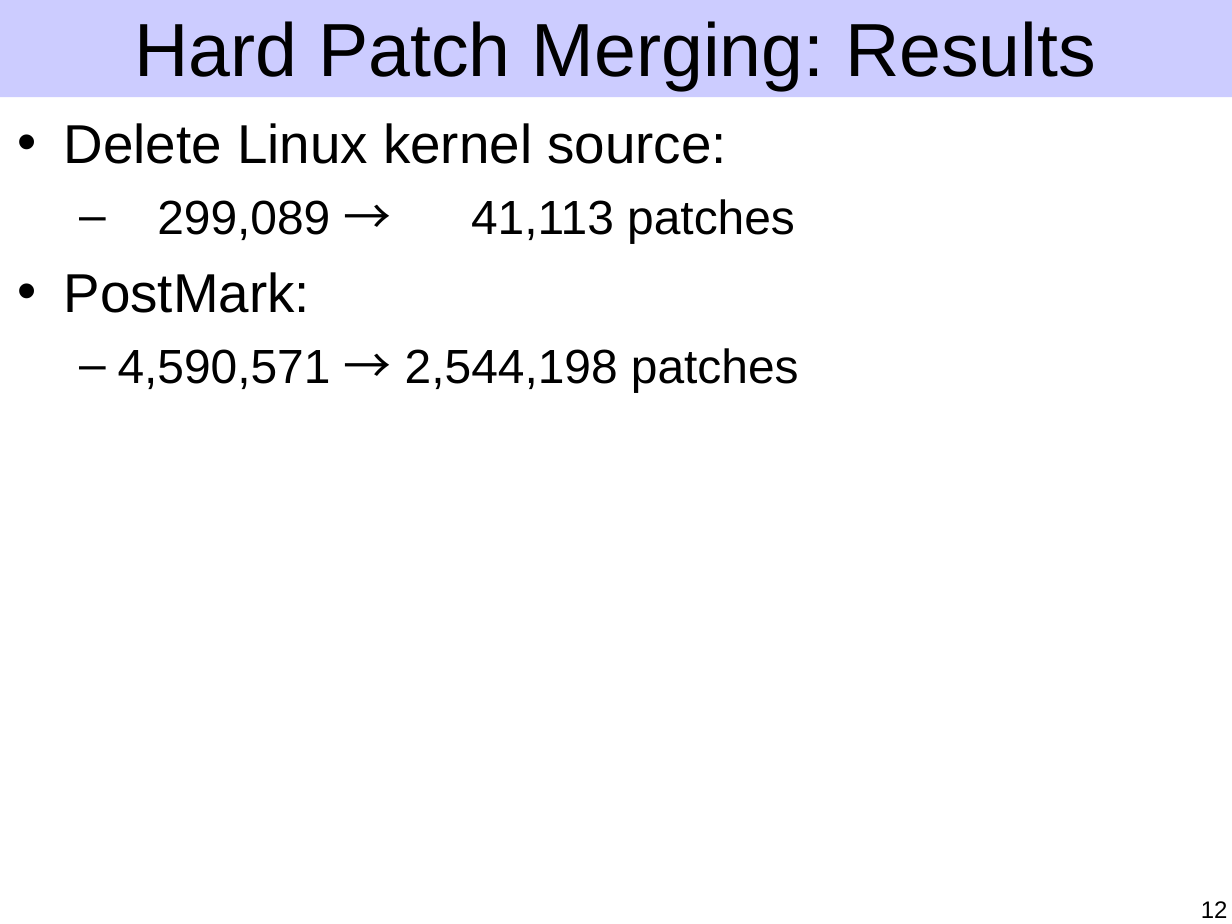
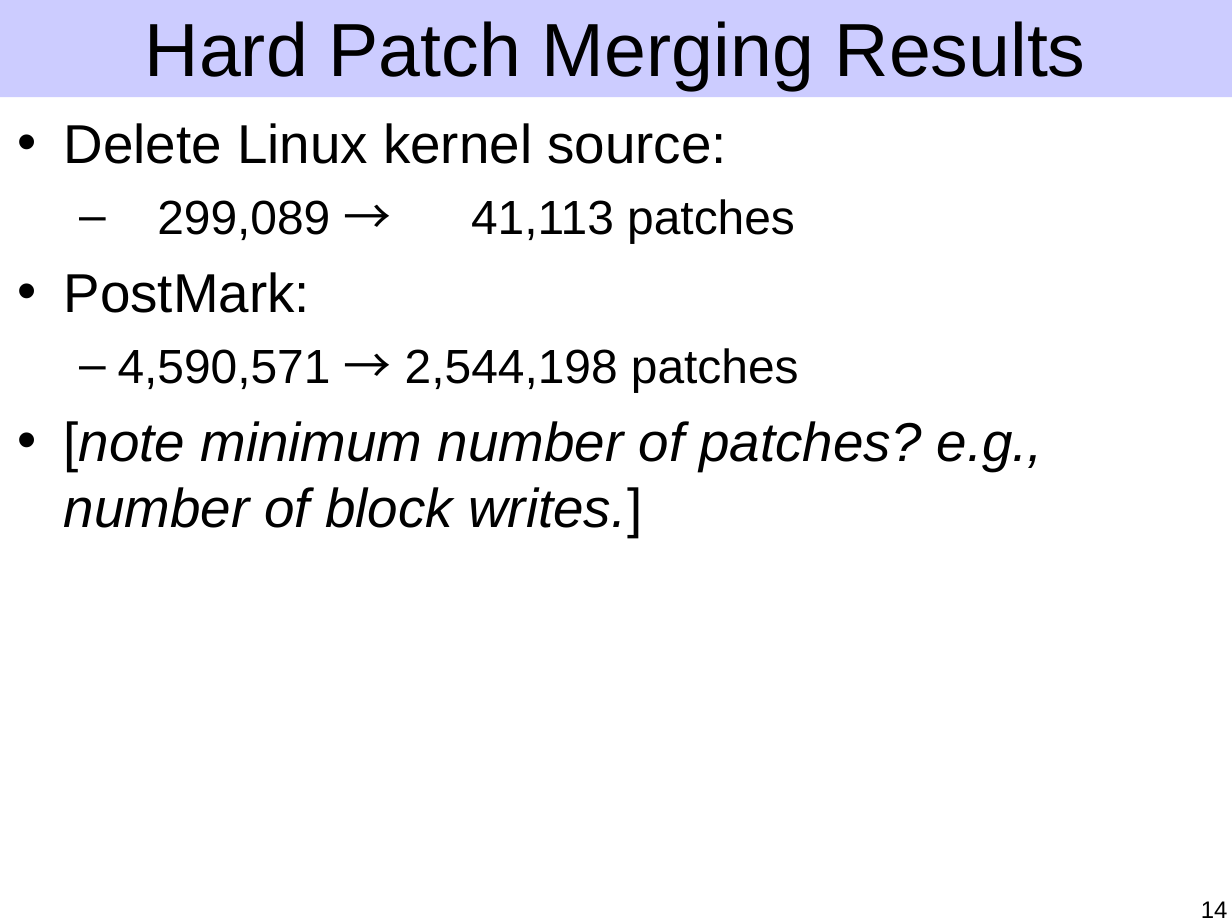
Before and after one commit to ucla-readable/fstitch-doc, a slide deck: slide 14 of sosp/pres.ppt (slide 12 before the commit). Drawn at 1232x924 pixels with LibreOffice and Linux fonts; fonts in the diff are those of the drawing. Boxes give left, top, right and bottom in pixels: in the first picture for what was removed or moved away, otherwise in the second. Text is boxed around its words. In the diff, an @@ line names an element or a change of style, - is before the commit and + after.

Commit message:
Flesh out hard patch merging and start overlap merging.

```diff
--- a/sosp/pres.ppt
+++ b/sosp/pres.ppt
@@ title at (x1=145, y1=21, x2=1086, y2=90): text changed @@
-Hard Patch Merging: Results
+Hard Patch Merging Results
@@ text at (x1=64, y1=421, x2=1043, y2=537): paragraph added @@
+• [note minimum number of patches? e.g., number of block writes.]
@@ page number at (x1=1201, y1=901, x2=1228, y2=918): text changed @@
-12
+14
```
Also in this commit, not shown: 6 other slides changed, 6 slides added, 1 slide removed.
